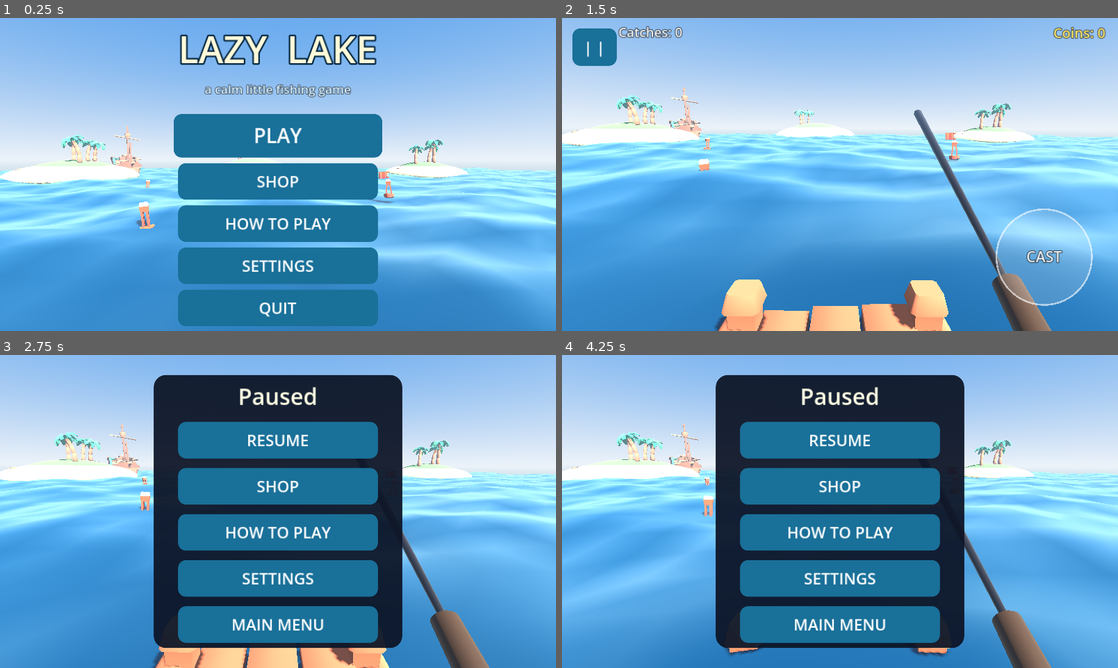
Above: before the commit, frames 1-4 (two rows, left to right).
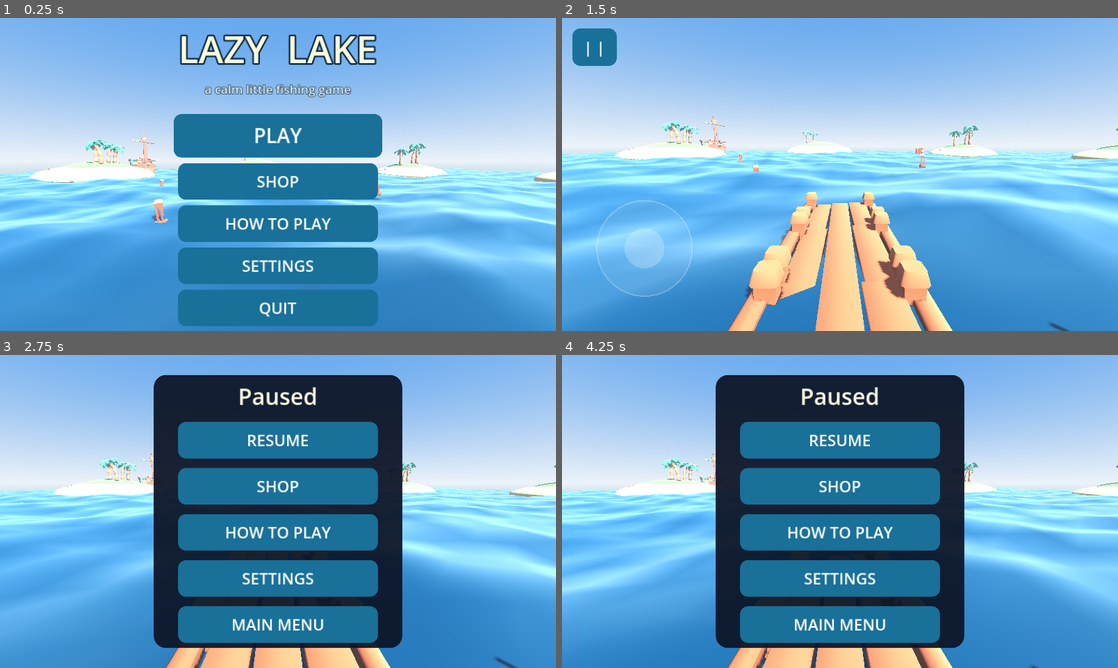
Above: after the commit, the same moments.

Repository: Max1081018/open_code
Game: Godot game, scene res://game.tscn
Same seed, same stepped clock (60 frames per second), same inputs: the game is played once before the commit and once after it.
Inputs:
- Up to frame 1 (0.25 s): no input
- Up to frame 2 (1.5 s): click "PLAY" at 0.5 s; click "START FISHING" at 1.25 s
- Up to frame 3 (2.75 s): click "| |" at 2 s
- Up to frame 4 (4.25 s): click "RESUME" at 2.75 s; click "| |" at 3.5 s

The runs differ from the first frame. In frame 1, 8.2% of the frame differs, in the area x 0-100%, y 34-83%; in frame 2, 52%, in the area x 0-100%, y 2-100%; in frame 3, 20%; in frame 4, 23%.

Commit message:
Add walkable first-person foundation
The game was a fixed camera on the jetty; you can now walk the whole island.

- player.gd: CharacterBody3D using a KayKit character (auto-fitted to 1.75m at
  runtime) with its built-in Idle / Walking_A / Running_A driven by speed.
- touch_controls.gd: multi-touch mobile controls — floating joystick on the left
  half, look-drag on the right half, and a context interact button.
- First-person camera at eye height, aimed by the look drag; movement is
  camera-relative.
- Collision: trimesh for the island domes (walkable slopes) and a single flat
  box for the jetty.
- Play now starts in "explore" mode. Walking to the end of the jetty offers a
  FISH prompt that enters the existing fishing mode; a LEAVE button on the
  fishing HUD returns you to walking. Pause/resume/menu park the controls.

Fishing, casting, the whack step, shop and menus are unchanged and verified
(8 catches in a headless run).

Co-Authored-By: Claude Opus 5 <noreply@anthropic.com>
Claude-Session: https://claude.ai/code/session_019FPN93SDKwisezCSut5tqW

Diff:
--- a/fishing/game.gd
+++ b/fishing/game.gd
@@ -15,10 +15,23 @@
 
 const Hud := preload("res://hud.gd")
 const MenuUI := preload("res://menu_ui.gd")
+const PlayerScene := preload("res://player.gd")
+const TouchControls := preload("res://touch_controls.gd")
 
 # App screen: "menu" (title over the live lake), "playing", or "paused".
 var app_state := "menu"
 var menu_ui
+
+# Within "playing": "explore" (walking around) or "fishing" (at the rod).
+var play_mode := "explore"
+var player: CharacterBody3D
+var touch: CanvasLayer
+var cam_yaw := 0.0
+var cam_pitch := -0.12
+var near_fishing_spot := false
+const PLAYER_SPAWN := Vector3(0, 1.2, 11.0)       # on the jetty
+const FISHING_SPOT := Vector3(0, 0.72, 4.6)     # where you stand to cast
+const EYE_HEIGHT := 1.62   # first-person camera height above the player's feet
 
 # Shared wave parameters — MUST match water.gdshader (WAVES) so the bobber sits
 # on the surface. Each is direction.xy, wavelength, amplitude.
@@ -204,13 +217,23 @@
 	menu_ui.first_help_done.connect(_on_first_help_done)
 	menu_ui.set_coins(coins)
 
+	player = PlayerScene.new()
+	player.position = PLAYER_SPAWN
+	add_child(player)
+
+	touch = TouchControls.new()
+	add_child(touch)
+	touch.interact_pressed.connect(_on_interact)
+	touch.visible = false
+
 	_enter_idle()
 	_apply_settings()
 	# Players always start at the menu; autotest can jump to a screen to shoot it.
 	if autotest:
 		seen_help = true  # don't let the first-time card block play tests
 		match start_screen:
-			"play": _start_play()
+			"play": _start_play(); _enter_fishing()
+			"explore": _start_play()
 			"settings": _go_main_menu(); menu_ui.open_settings_for_test()
 			"pause": _start_play(); _pause()
 			"help": _go_main_menu(); menu_ui.open_help_for_test()
@@ -371,7 +394,8 @@
 
 
 ## A smooth island: a sand dome with a grass cap, leaving a beach ring.
-func _make_island(center: Vector3, radius: float, height: float, grassy := true) -> void:
+func _make_island(center: Vector3, radius: float, height: float, grassy := true,
+		walkable := false) -> void:
 	var sand := MeshInstance3D.new()
 	var sm := SphereMesh.new()
 	sm.radius = radius
@@ -383,6 +407,8 @@
 	sand.scale = Vector3(1, (height * 0.85) / radius, 1)
 	sand.position = center
 	add_child(sand)
+	if walkable:
+		sand.create_trimesh_collision()
 
 	if grassy:
 		var grass := MeshInstance3D.new()
@@ -396,6 +422,8 @@
 		grass.scale = Vector3(1, height / (radius * 0.80), 1)
 		grass.position = center + Vector3(0, 0.05, 0)
 		add_child(grass)
+		if walkable:
+			grass.create_trimesh_collision()
 
 
 const HOME := Vector3(0, 0, 28)
@@ -404,7 +432,7 @@
 
 
 func _build_island() -> void:
-	_make_island(HOME, HOME_R, HOME_H)
+	_make_island(HOME, HOME_R, HOME_H, true, true)
 
 	# Wooden jetty out over the water (tile depth ~2.5).
 	for i in 5:
@@ -418,6 +446,17 @@
 
 	# A little fishing boat moored alongside.
 	_spawn("boat", Vector3(3.6, -0.35, 10.0), -PI / 2.0 + 0.12, 0.9)
+
+	# Walkable surface for the jetty: one flat box rather than trimeshing every
+	# plank, so the player glides along it.
+	var dock_body := StaticBody3D.new()
+	var dock_col := CollisionShape3D.new()
+	var dock_box := BoxShape3D.new()
+	dock_box.size = Vector3(2.3, 0.4, 13.6)
+	dock_col.shape = dock_box
+	dock_body.add_child(dock_col)
+	dock_body.position = Vector3(0, DECK_Y - 0.2, 8.6)
+	add_child(dock_body)
 
 
 func _build_scenery() -> void:
@@ -485,7 +524,7 @@
 
 func _build_player_view() -> void:
 	camera = Camera3D.new()
-	camera.fov = 62
+	camera.fov = 68
 	camera.position = EYE
 	camera.rotation_degrees = Vector3(-10, 0, 0)  # look slightly down at the water
 	add_child(camera)
@@ -632,6 +671,14 @@
 		return
 	if app_state == "paused":
 		_update_line()
+		return
+
+	if play_mode == "explore":
+		_update_explore(delta)
+		return
+
+	if hud.consume_leave():
+		_leave_fishing()
 		return
 
 	var action: bool = hud.action_down() or sim_action
@@ -693,6 +740,67 @@
 var _camera_sway := true
 var _menu_cam_t := 0.0
 
+## Walking around: drive the character, swing the third-person camera, and
+## offer the fishing prompt when we reach the end of the jetty.
+func _update_explore(delta: float) -> void:
+	var look: Vector2 = touch.consume_look()
+	cam_yaw -= look.x
+	cam_pitch = clampf(cam_pitch - look.y, -0.95, 0.40)
+
+	player.move_input = touch.move
+	player.cam_yaw = cam_yaw
+
+	# Fell in the lake? Put them back on the jetty.
+	if player.position.y < -3.0:
+		player.velocity = Vector3.ZERO
+		player.position = PLAYER_SPAWN
+
+	camera.global_position = player.global_position + Vector3(0, EYE_HEIGHT, 0)
+	camera.rotation = Vector3(cam_pitch, cam_yaw, 0.0)
+
+	near_fishing_spot = player.global_position.distance_to(FISHING_SPOT) < 3.0
+	touch.prompt = "FISH" if near_fishing_spot else ""
+
+
+func _on_interact() -> void:
+	if app_state != "playing":
+		return
+	if play_mode == "explore" and near_fishing_spot:
+		_enter_fishing()
+
+
+func _enter_fishing() -> void:
+	play_mode = "fishing"
+	player.frozen = true
+	player.visible = false
+	touch.visible = false
+	touch.prompt = ""
+	camera.position = EYE
+	camera.rotation_degrees = Vector3(-10, 0, 0)
+	cam_pitch_target = -10.0
+	rod.visible = true
+	hud.enabled = true
+	hud.set_hud_visible(true)
+	_enter_idle()
+
+
+func _leave_fishing() -> void:
+	play_mode = "explore"
+	_enter_idle()
+	player.frozen = false
+	player.visible = false   # first person
+	player.velocity = Vector3.ZERO
+	player.position = FISHING_SPOT + Vector3(0, 0.5, 1.6)
+	rod.visible = false
+	paddle.visible = false
+	bobber.visible = false
+	line.visible = false
+	hud.enabled = false
+	hud.set_hud_visible(false)
+	touch.visible = true
+	cam_yaw = PI  # look back down the jetty
+
+
 ## Buoys ride the same waves the water shader draws.
 func _update_floaters() -> void:
 	for f in floaters:
@@ -712,13 +820,19 @@
 
 func _start_play() -> void:
 	app_state = "playing"
+	play_mode = "explore"
 	_enter_idle()
-	camera.position = EYE
-	camera.rotation_degrees = Vector3(-10, 0, 0)
-	cam_pitch_target = -10.0
-	rod.visible = true
-	hud.enabled = true
-	hud.set_hud_visible(true)
+	rod.visible = false
+	paddle.visible = false
+	player.visible = false   # first person
+	player.frozen = false
+	player.velocity = Vector3.ZERO
+	player.position = PLAYER_SPAWN
+	cam_yaw = 0.0
+	cam_pitch = -0.12
+	hud.enabled = false
+	hud.set_hud_visible(false)
+	touch.visible = true
 	menu_ui.show_play()
 	# First-ever play: show the modal how-to-play card.
 	if not seen_help:
@@ -738,19 +852,33 @@
 	app_state = "paused"
 	hud.enabled = false
 	hud.set_hud_visible(false)
+	if touch:
+		touch.visible = false
+	if player:
+		player.frozen = true
 	menu_ui.show_pause()
 
 
 func _resume() -> void:
 	app_state = "playing"
-	hud.enabled = true
-	hud.set_hud_visible(true)
+	if play_mode == "fishing":
+		hud.enabled = true
+		hud.set_hud_visible(true)
+	else:
+		touch.visible = true
+		player.frozen = false
 	menu_ui.show_play()
 
 
 func _go_main_menu() -> void:
 	app_state = "menu"
+	play_mode = "explore"
 	_enter_idle()
+	if touch:
+		touch.visible = false
+	if player:
+		player.frozen = true
+		player.visible = false
 	rod.visible = false
 	bobber.visible = false
 	line.visible = false
@@ -1137,6 +1265,25 @@
 	sim_action = false
 
 	# For non-gameplay screens, just let them settle and screenshot.
+	# Explore: walk the character forward for a while, then shoot.
+	if start_screen == "explore":
+		if frame == 10:
+			cam_yaw = PI          # turn around to face the island
+		if frame < 30:
+			touch.move = Vector2.ZERO
+		elif frame < 480:
+			touch.move = Vector2(0, -1)   # walk forward (now toward the island)
+		else:
+			touch.move = Vector2.ZERO
+		if frame >= 500:
+			if autotest_shot != "":
+				get_viewport().get_texture().get_image().save_png(autotest_shot)
+			print("AUTOTEST(explore) pos=%s on_floor=%s prompt='%s' anim=%s" % [
+				player.position.snapped(Vector3.ONE * 0.01), player.is_on_floor(),
+				touch.prompt, player._cur])
+			get_tree().quit()
+		return
+
 	if start_screen in ["menu", "settings", "pause", "shop", "help"]:
 		if frame > 40:
 			if autotest_shot != "":
--- a/fishing/hud.gd
+++ b/fishing/hud.gd
@@ -19,6 +19,9 @@
 
 var _action_index := -1
 var _tapped := false
+var _leave_pressed := false
+var _leave_center := Vector2.ZERO
+const LEAVE_RADIUS := 66.0
 
 var enabled := true        # gameplay input only when playing
 var left_handed := false   # mirror the action button to the left
@@ -40,6 +43,8 @@
 	# Keep a thumb-sized margin from the bottom corner; honour left-handed mode.
 	var x := 170.0 if left_handed else s.x - 170.0
 	_btn_center = Vector2(x, s.y - 170)
+	# Opposite corner from the action button.
+	_leave_center = Vector2(s.x - 150.0 if left_handed else 150.0, s.y - 150)
 
 
 func recalc_layout() -> void:
@@ -59,6 +64,9 @@
 		return
 	if event is InputEventScreenTouch:
 		if event.pressed:
+			if show_leave() and event.position.distance_to(_leave_center) <= LEAVE_RADIUS:
+				_leave_pressed = true
+				return
 			_tapped = true
 			if event.position.distance_to(_btn_center) <= BTN_RADIUS and _action_index == -1:
 				_action_index = event.index
@@ -70,6 +78,17 @@
 
 func action_down() -> bool:
 	return _action_index != -1
+
+
+## Only offer "leave" when nothing is on the line.
+func show_leave() -> bool:
+	return mode == M_IDLE or mode == M_CHARGING
+
+
+func consume_leave() -> bool:
+	var l := _leave_pressed
+	_leave_pressed = false
+	return l
 
 
 func consume_tap() -> bool:
@@ -124,6 +143,14 @@
 			var tcol := Color(0.4, 0.9, 0.4).lerp(Color(1.0, 0.25, 0.2), hud.tension)
 			_meter(Vector2(bx, 150), bw, hud.tension, tcol, "LINE TENSION")
 
+		# Leave button (walk away from the rod).
+		if hud.show_leave():
+			draw_circle(hud._leave_center, hud.LEAVE_RADIUS, Color(0.1, 0.12, 0.2, 0.55))
+			draw_arc(hud._leave_center, hud.LEAVE_RADIUS, 0, TAU, 40, Color(1, 1, 1, 0.6), 3.0)
+			var lv := "LEAVE"
+			var lvw := font.get_string_size(lv, HORIZONTAL_ALIGNMENT_LEFT, -1, 24).x
+			_text(font, hud._leave_center + Vector2(-lvw * 0.5, 8), lv, 24, Color(1, 1, 1, 0.9))
+
 		# Action button.
 		var label: String = hud.button_label()
 		if label != "":
--- /dev/null
+++ b/fishing/player.gd
@@ -0,0 +1,136 @@
+extends CharacterBody3D
+## Walkable player character for Lazy Lake.
+##
+## Uses a KayKit character model, which ships with its own AnimationPlayer, so
+## Idle / Walking_A / Running_A drive straight off the movement speed. The model
+## is auto-fitted at runtime (scaled to PLAYER_HEIGHT with its feet on y=0) so we
+## don't depend on the pack's authored scale.
+##
+## game.gd feeds `move_input` (joystick, screen space) and `cam_yaw` (camera
+## yaw) each frame; the character moves relative to the camera.
+
+const PLAYER_HEIGHT := 1.75
+const WALK_SPEED := 2.6
+const RUN_SPEED := 5.4
+const ACCEL := 14.0
+const GRAVITY := 22.0
+const TURN_RATE := 12.0
+
+var move_input := Vector2.ZERO   # x = right, y = forward(-) / back(+)
+var cam_yaw := 0.0
+var frozen := false              # true while fishing / in a menu
+
+var model: Node3D
+var anim: AnimationPlayer
+var _cur := ""
+var _model_yaw_offset := 0.0
+
+
+func _ready() -> void:
+	var col := CollisionShape3D.new()
+	var cap := CapsuleShape3D.new()
+	cap.radius = 0.32
+	cap.height = PLAYER_HEIGHT
+	col.shape = cap
+	col.position = Vector3(0, PLAYER_HEIGHT * 0.5, 0)
+	add_child(col)
+	_build_model()
+
+
+func _build_model() -> void:
+	var packed: PackedScene = load("res://assets/models/characters/Rogue.glb")
+	model = packed.instantiate()
+	add_child(model)
+
+	# Fit the model: scale to PLAYER_HEIGHT and stand it on the origin.
+	var box := _aabb(model)
+	if box.size.y > 0.001:
+		var s := PLAYER_HEIGHT / box.size.y
+		model.scale = Vector3.ONE * s
+		model.position.y = -box.position.y * s
+
+	anim = model.find_child("AnimationPlayer", true, false)
+	_play_anim("Idle")
+
+
+## World-space AABB of every mesh under a node.
+func _aabb(node: Node) -> AABB:
+	var out := AABB()
+	var first := true
+	for n in _descendants(node):
+		if n is MeshInstance3D and n.mesh:
+			var a: AABB = n.global_transform * n.mesh.get_aabb()
+			if first:
+				out = a
+				first = false
+			else:
+				out = out.merge(a)
+	return out
+
+
+func _descendants(node: Node) -> Array:
+	var out := [node]
+	for c in node.get_children():
+		out.append_array(_descendants(c))
+	return out
+
+
+func _play_anim(name: String, speed := 1.0) -> void:
+	if anim == null or _cur == name:
+		return
+	if not anim.has_animation(name):
+		return
+	_cur = name
+	anim.play(name, 0.18, speed)
+	var a := anim.get_animation(name)
+	if a:
+		a.loop_mode = Animation.LOOP_LINEAR
+
+
+## Plays a one-shot animation (e.g. Interact) then returns to movement anims.
+func play_once(name: String) -> void:
+	if anim and anim.has_animation(name):
+		_cur = ""
+		anim.play(name, 0.15)
+
+
+func _physics_process(delta: float) -> void:
+	if not is_on_floor():
+		velocity.y -= GRAVITY * delta
+	elif velocity.y < 0.0:
+		velocity.y = -2.0  # keep it planted on slopes
+
+	var want := Vector3.ZERO
+	var mag := 0.0
+	if not frozen:
+		mag = clampf(move_input.length(), 0.0, 1.0)
+		if mag > 0.08:
+			# Joystick is screen-relative; rotate it into camera space.
+			var dir := Basis(Vector3.UP, cam_yaw) * Vector3(move_input.x, 0.0, move_input.y)
+			dir.y = 0.0
+			if dir.length() > 0.001:
+				want = dir.normalized() * lerpf(WALK_SPEED, RUN_SPEED, clampf((mag - 0.5) / 0.5, 0.0, 1.0))
+
+	velocity.x = move_toward(velocity.x, want.x, ACCEL * delta)
+	velocity.z = move_toward(velocity.z, want.z, ACCEL * delta)
+	move_and_slide()
+
+	# Face the way we're going.
+	if want.length() > 0.01 and model:
+		var target_yaw := atan2(want.x, want.z) + _model_yaw_offset
+		model.rotation.y = lerp_angle(model.rotation.y, target_yaw, clampf(delta * TURN_RATE, 0.0, 1.0))
+
+	_update_anim()
+
+
+func _update_anim() -> void:
+	if frozen:
+		_play_anim("Idle")
+		return
+	var speed := Vector2(velocity.x, velocity.z).length()
+	if speed < 0.25:
+		_play_anim("Idle")
+	elif speed < WALK_SPEED + 0.9:
+		_play_anim("Walking_A")
+	else:
+		_play_anim("Running_A")
--- /dev/null
+++ b/fishing/touch_controls.gd
@@ -0,0 +1,112 @@
+extends CanvasLayer
+## Mobile controls for walking around: a floating joystick on the left half, a
+## look-drag on the right half, and a context interact button.
+##
+## Multi-touch aware — each finger is tracked by its own index, so you can walk
+## and turn the camera at the same time.
+
+signal interact_pressed
+
+const JOY_RADIUS := 110.0
+const LOOK_SENS := 0.0052
+
+var move := Vector2.ZERO       # -1..1, screen space
+var look := Vector2.ZERO       # consumed each frame by the camera
+var prompt := ""               # interact button label; empty hides it
+
+var _view: Painter
+var _joy_index := -1
+var _joy_origin := Vector2.ZERO
+var _joy_knob := Vector2.ZERO
+var _look_index := -1
+var _look_last := Vector2.ZERO
+var _btn_center := Vector2.ZERO
+const BTN_RADIUS := 86.0
+
+
+func _ready() -> void:
+	layer = 5
+	_view = Painter.new()
+	_view.ui = self
+	_view.set_anchors_preset(Control.PRESET_FULL_RECT)
+	_view.mouse_filter = Control.MOUSE_FILTER_IGNORE
+	add_child(_view)
+	_recalc()
+	get_viewport().size_changed.connect(_recalc)
+
+
+func _recalc() -> void:
+	var s := get_viewport().get_visible_rect().size
+	_btn_center = Vector2(s.x - 150, s.y - 330)
+
+
+func _process(_d: float) -> void:
+	_view.queue_redraw()
+
+
+func consume_look() -> Vector2:
+	var l := look
+	look = Vector2.ZERO
+	return l
+
+
+func _input(event: InputEvent) -> void:
+	if not visible:
+		return
+	var vp := get_viewport().get_visible_rect().size
+	var half := vp.x * 0.5
+
+	if event is InputEventScreenTouch:
+		if event.pressed:
+			# Interact button first — it sits on the right side.
+			if prompt != "" and event.position.distance_to(_btn_center) <= BTN_RADIUS:
+				interact_pressed.emit()
+				return
+			if event.position.x < half and _joy_index == -1:
+				_joy_index = event.index
+				_joy_origin = event.position
+				_joy_knob = Vector2.ZERO
+				move = Vector2.ZERO
+			elif event.position.x >= half and _look_index == -1:
+				_look_index = event.index
+				_look_last = event.position
+		else:
+			if event.index == _joy_index:
+				_joy_index = -1
+				_joy_knob = Vector2.ZERO
+				move = Vector2.ZERO
+			elif event.index == _look_index:
+				_look_index = -1
+
+	elif event is InputEventScreenDrag:
+		if event.index == _joy_index:
+			_joy_knob = (event.position - _joy_origin).limit_length(JOY_RADIUS)
+			move = _joy_knob / JOY_RADIUS
+		elif event.index == _look_index:
+			look += (event.position - _look_last) * LOOK_SENS
+			_look_last = event.position
+
+
+## Draws the joystick and the interact button.
+class Painter extends Control:
+	var ui
+
+	func _draw() -> void:
+		var vp := get_viewport_rect().size
+		var font := ThemeDB.fallback_font
+
+		# Joystick: shown where you grabbed, or as a hint when idle.
+		var active: bool = ui._joy_index != -1
+		var centre: Vector2 = ui._joy_origin if active else Vector2(190, vp.y - 190)
+		draw_circle(centre, ui.JOY_RADIUS, Color(1, 1, 1, 0.14 if active else 0.08))
+		draw_arc(centre, ui.JOY_RADIUS, 0, TAU, 48, Color(1, 1, 1, 0.45 if active else 0.25), 3.0)
+		draw_circle(centre + ui._joy_knob, 46.0, Color(1, 1, 1, 0.5 if active else 0.22))
+
+		# Interact button.
+		if ui.prompt != "":
+			draw_circle(ui._btn_center, ui.BTN_RADIUS, Color(0.12, 0.5, 0.68, 0.75))
+			draw_arc(ui._btn_center, ui.BTN_RADIUS, 0, TAU, 48, Color(1, 1, 1, 0.8), 4.0)
+			var w := font.get_string_size(ui.prompt, HORIZONTAL_ALIGNMENT_LEFT, -1, 28).x
+			var p: Vector2 = ui._btn_center + Vector2(-w * 0.5, 10)
+			draw_string_outline(font, p, ui.prompt, HORIZONTAL_ALIGNMENT_LEFT, -1, 28, 6, Color(0, 0, 0, 0.7))
+			draw_string(font, p, ui.prompt, HORIZONTAL_ALIGNMENT_LEFT, -1, 28, Color.WHITE)
Binary file added: fishing/docs/explore.png
